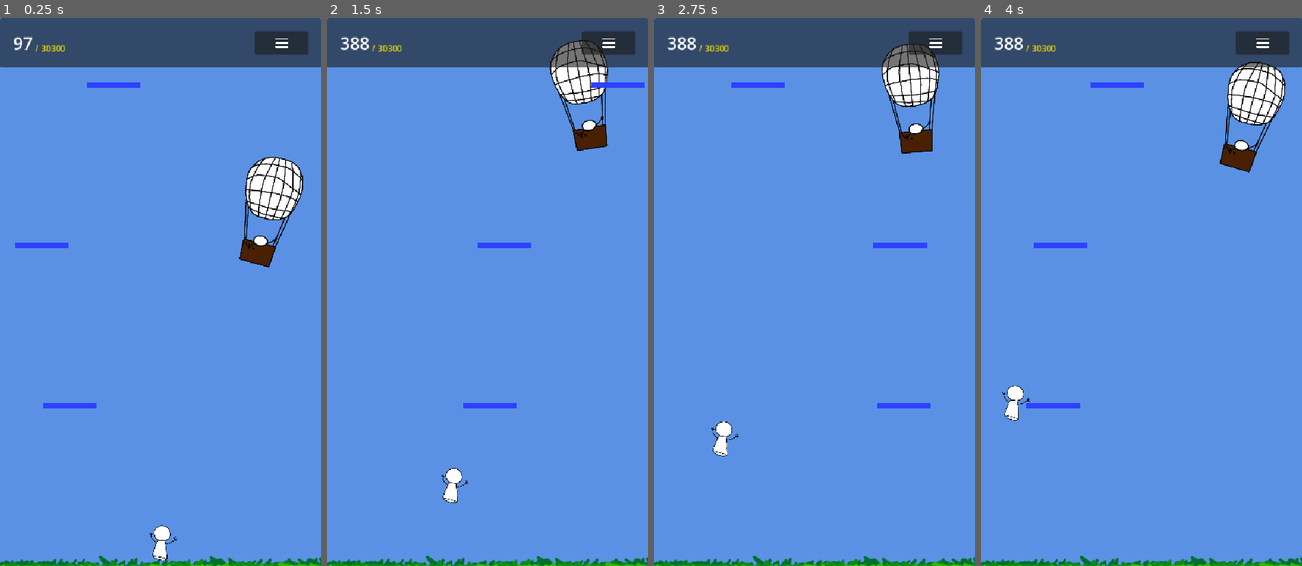
Above: before the commit, frames 1-4 (left to right).
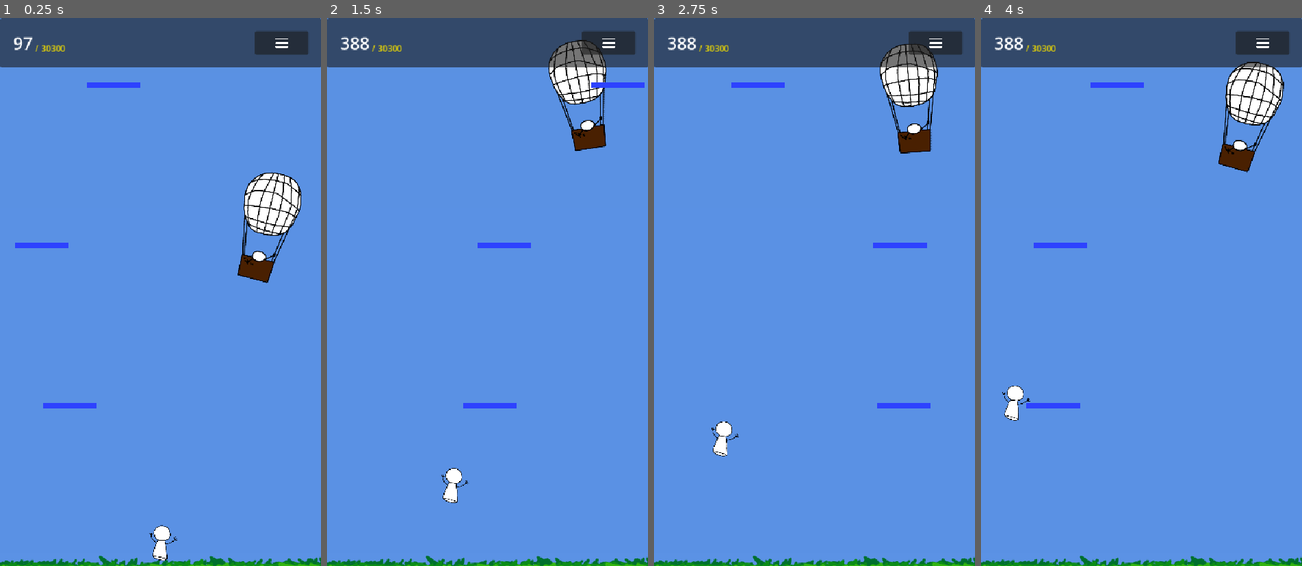
Above: after the commit, the same moments.

Repository: imLymei/mothers-day-game
Game: Godot game, scene res://Scenes/World/World.tscn
Same seed, same stepped clock (60 frames per second), same inputs: the game is played once before the commit and once after it.
Inputs (mouse positions are in pixels of both pictures, inside the frame that each line leads up to):
- Up to frame 1 (0.25 s): no input
- Up to frame 2 (1.5 s): move the mouse to (558, 264) at 0.52 s; click (558, 264) at 0.67 s; drag from (423, 319) to (471, 401) at 1.27 s
- Up to frame 3 (2.75 s): move the mouse to (846, 171) at 2.02 s; click (846, 171) at 2.17 s
- Up to frame 4 (4 s): drag from (1125, 401) to (1045, 209) at 2.77 s; move the mouse to (1237, 374) at 3.52 s; click (1237, 374) at 3.67 s

The runs differ from the first frame. In frame 1, 2.4% of the frame differs, in the area x 73-95%, y 25-49%; in frame 2, 1.1%; in frame 3, 1.1%; in frame 4, 1.2%.

Commit message:
chore: move child positining

Diff:
--- a/Scenes/Player/Player.tscn
+++ b/Scenes/Player/Player.tscn
@@ -94,6 +94,7 @@
 pivot_offset = Vector2(37.5, 37.5)
 texture = ExtResource("2_ft8w5")
 expand_mode = 5
+metadata/_edit_use_anchors_ = true
 
 [node name="CollisionShape2D" type="CollisionShape2D" parent="."]
 unique_name_in_owner = true
--- a/Scenes/World/World.tscn
+++ b/Scenes/World/World.tscn
@@ -43,7 +43,7 @@
 
 [node name="Child" parent="." instance=ExtResource("7_kjd5s")]
 unique_name_in_owner = true
-position = Vector2(186, -981)
+position = Vector2(183, -840)
 
 [node name="Camera2D" type="Camera2D" parent="."]
 unique_name_in_owner = true
